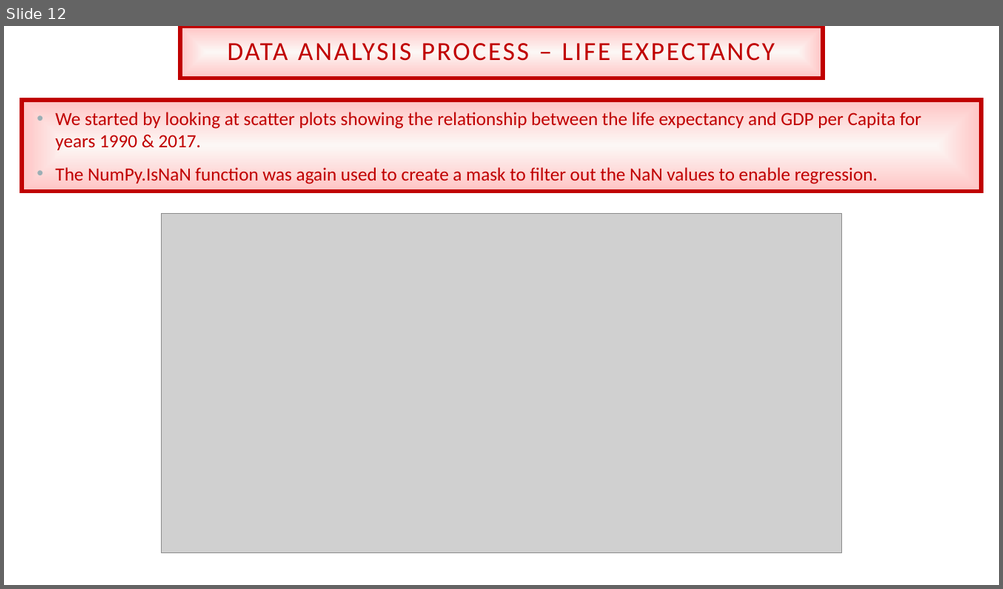
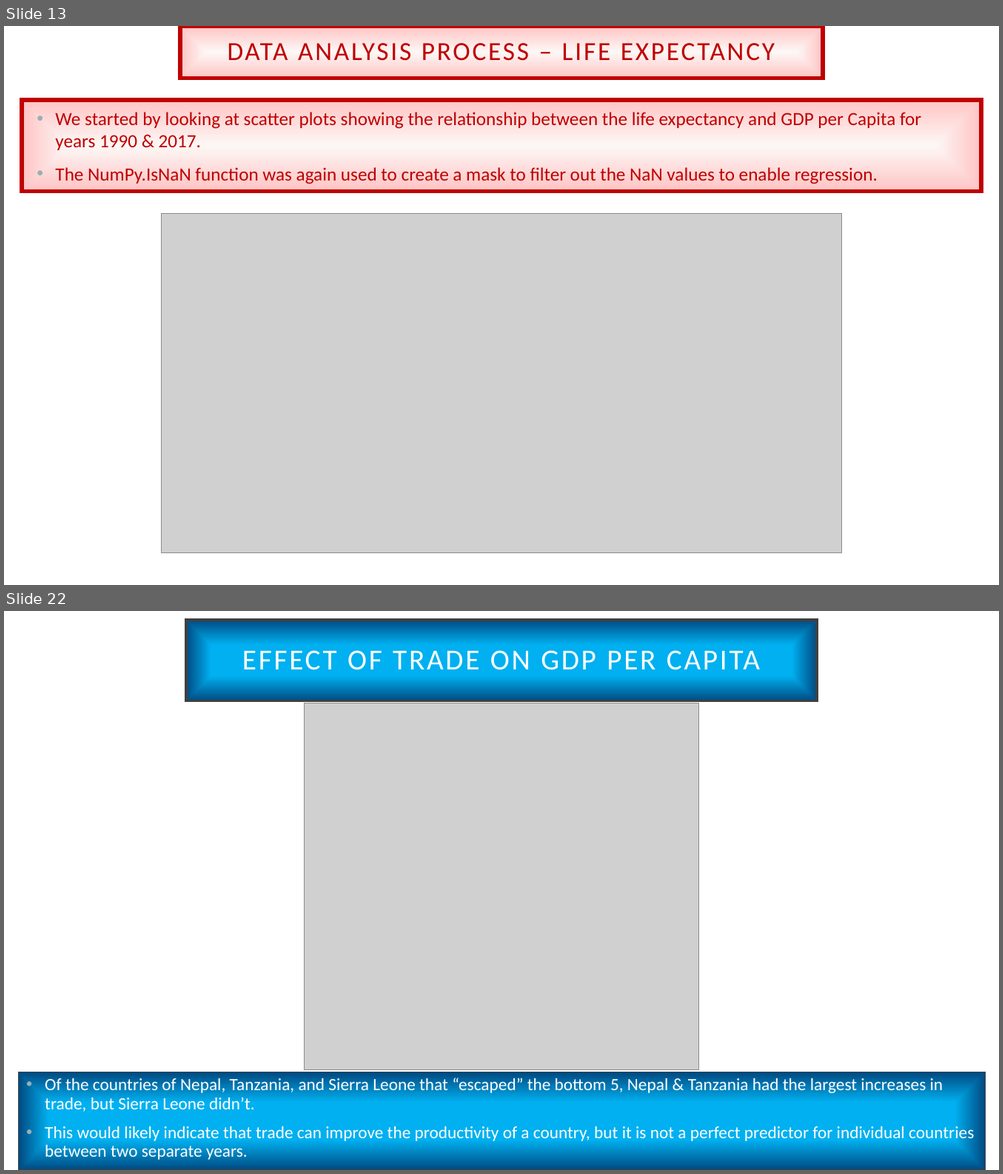
Before and after one commit to TVanEyck/Project1, a slide deck: Impacts of Trade on National Productivity and Well-Being.pptx. Shown one above the other, each under a label of ours: slide 12 before the commit, slides 13 and 22 after it; the slides between them are not shown. The pictures are 1003x589 and 1003x1174 pixels, drawn with LibreOffice and Linux fonts; fonts in the diff are those of the drawing; grey boxes stand for pictures; background and template pictures are left out. Boxes give left, top, right and bottom in pixels: in the first picture for what was removed or moved away, otherwise in the second. Text is boxed around its words. In the diff, an @@ line names an element or a change of style, - is before the commit and + after.

```diff
--- a/Impacts of Trade on National Productivity and Well-Being.pptx
+++ b/Impacts of Trade on National Productivity and Well-Being.pptx
@@ slide 22 added at box(4, 611, 999, 1170), background picture (left out) @@
@@ title added at box(186, 620, 817, 701), fill gradient #00B0F0 to #004A82, outline #404040 2.5 pt, 28 pt, text #FFFFFF @@
+EFFECT OF TRADE ON GDP PER CAPITA
@@ picture added at box(304, 703, 699, 1071) @@
@@ text added at box(19, 1073, 985, 1170), fill gradient #00B0F0 to #004A82, outline #404040 0.75 pt, 16.6 pt, text #FFFFFF @@
+• Of the countries of Nepal, Tanzania, and Sierra Leone that “escaped” the bottom 5, Nepal & Tanzania had the largest increases in trade, but Sierra Leone didn’t.
+• This would likely indicate that trade can improve the productivity of a country, but it is not a perfect predictor for individual countries between two separate years.
@@ what was slide 12 is now slide 13 @@
```
Also in this commit, not shown: 1 slide changed, 9 other slides added, 4 other files.
